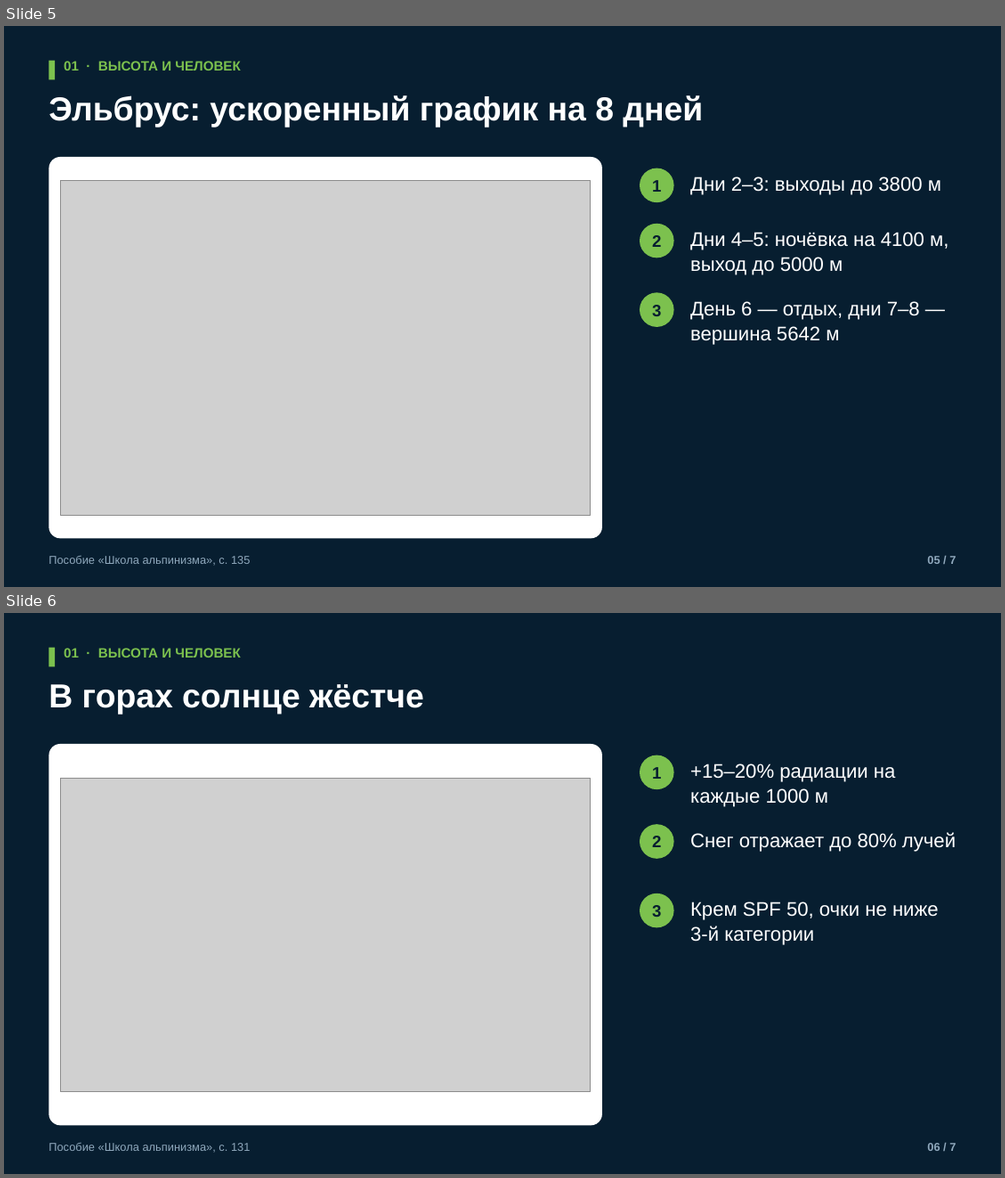
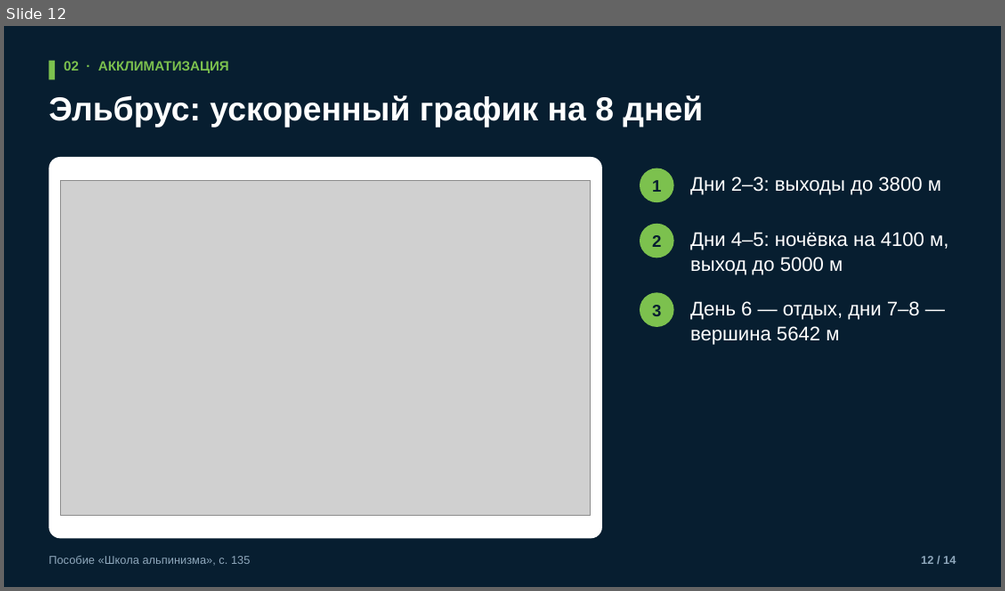
Before and after one commit to kirill54/far-education, a slide deck: presentations/lessons/M05-1_vysota-i-akklimatizaciya.pptx. Shown one above the other, each under a label of ours: slides 5 and 6 before the commit, slide 12 after it. The pictures are 1005x1178 and 1005x591 pixels, drawn with LibreOffice and Linux fonts; fonts in the diff are those of the drawing; grey boxes stand for pictures. Boxes give left, top, right and bottom in pixels: in the first picture for what was removed or moved away, otherwise in the second. Text is boxed around its words. In the diff, an @@ line names an element or a change of style, - is before the commit and + after.

```diff
--- a/presentations/lessons/M05-1_vysota-i-akklimatizaciya.pptx
+++ b/presentations/lessons/M05-1_vysota-i-akklimatizaciya.pptx
@@ slide 6 removed at bbox=[4, 613, 1001, 1174], background #071E30 @@
@@ rectangle removed at bbox=[48, 648, 55, 666] @@
@@ text removed at bbox=[64, 648, 240, 657] @@
-01 · ВЫСОТА И ЧЕЛОВЕК
@@ text removed at bbox=[48, 684, 424, 714] @@
-В горах солнце жёстче
@@ rounded rectangle removed at bbox=[48, 744, 602, 1126] @@
@@ ellipse removed at bbox=[639, 755, 674, 789] @@
-1
@@ text removed at bbox=[690, 763, 896, 807] @@
-+15–20% радиации на каждые 1000 м
@@ picture removed at bbox=[61, 778, 591, 1091] @@
@@ ellipse removed at bbox=[639, 824, 674, 859] @@
-2
@@ text removed at bbox=[690, 832, 955, 852] @@
-Снег отражает до 80% лучей
@@ ellipse removed at bbox=[639, 893, 674, 928] @@
-3
@@ text removed at bbox=[690, 901, 938, 945] @@
-Крем SPF 50, очки не ниже 3-й категории
@@ text removed at bbox=[48, 1143, 250, 1151] @@
-Пособие «Школа альпинизма», с. 131
@@ text removed at bbox=[927, 1143, 955, 1151] @@
-06 / 7
@@ what was slide 5 is now slide 12 @@
@@ slide 12 changed as well @@
@@ text at bbox=[64, 61, 229, 73]: text changed @@
-01 · ВЫСОТА И ЧЕЛОВЕК
+02 · АККЛИМАТИЗАЦИЯ
@@ text at bbox=[921, 556, 955, 564]: text changed @@
-05 / 7
+12 / 14
```
Also in this commit, not shown: 5 other slides changed, 8 slides added, 21 other files.
